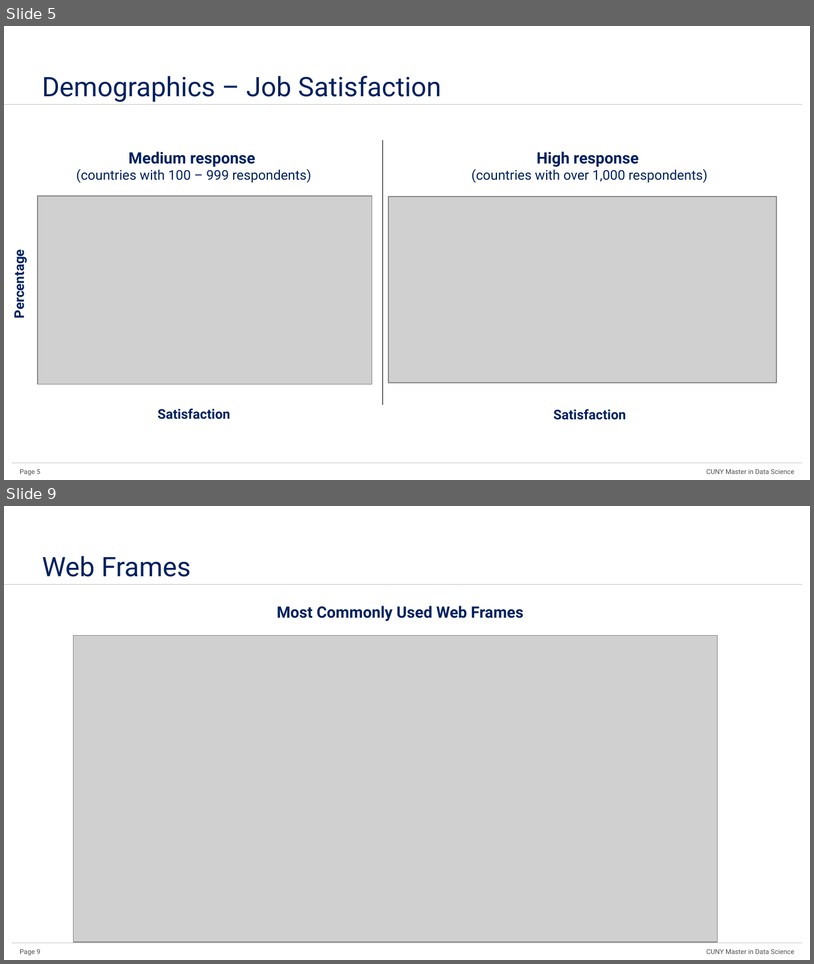
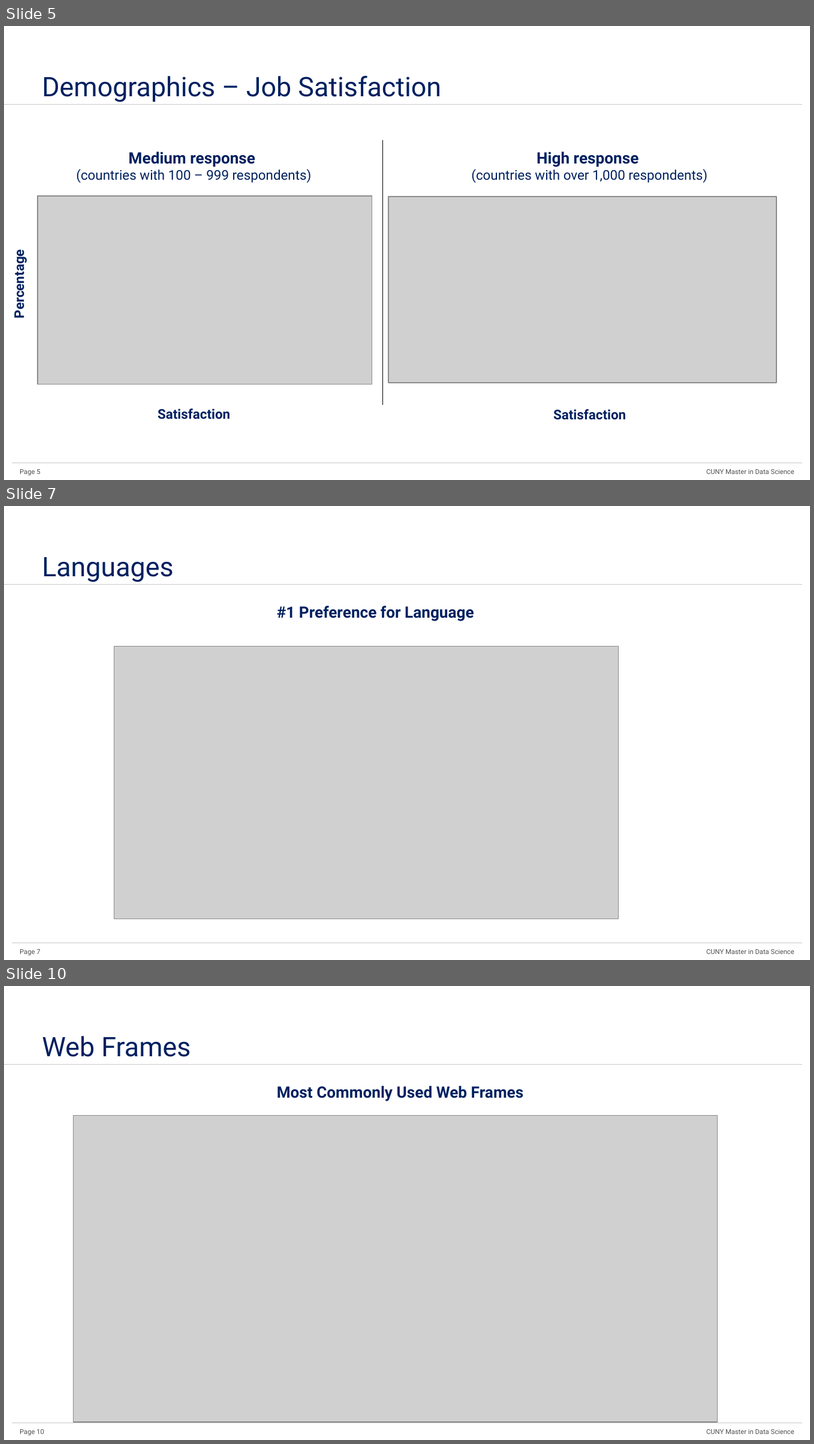
Before and after one commit to hillt5/Project-3-DATA-607, a slide deck: 04Presentation/Data607_Project3_Data_Science_Skills.pptx. Shown one above the other, each under a label of ours: slides 5 and 9 before the commit, slides 5, 7 and 10 after it; the slides between them are not shown. The pictures are 814x964 and 814x1444 pixels, drawn with LibreOffice and Linux fonts; fonts in the diff are those of the drawing; grey boxes stand for pictures. Boxes give left, top, right and bottom in pixels: in the first picture for what was removed or moved away, otherwise in the second. Text is boxed around its words. In the diff, an @@ line names an element or a change of style, - is before the commit and + after.

Commit message:
Add files via upload
Added three slides for language, db, platform

```diff
--- a/04Presentation/Data607_Project3_Data_Science_Skills.pptx
+++ b/04Presentation/Data607_Project3_Data_Science_Skills.pptx
@@ slide 7 added at [4,506,810,960], background #FFFFFF; not listed: 4 template elements that a slide beside it also shows @@
@@ title added at [42,557,173,582], 24 pt, text #002060 @@
+Languages
@@ text added at [277,606,474,621], 14 pt, text #002060, bold @@
+#1 Preference for Language
@@ picture added at [114,646,618,919] @@
@@ what was slide 9 is now slide 10 @@
@@ page number at [20,1429,44,1435]: text changed @@
-Page 9
+Page 10
```
Also in this commit, not shown: 3 other slides added, 3 slides removed.
